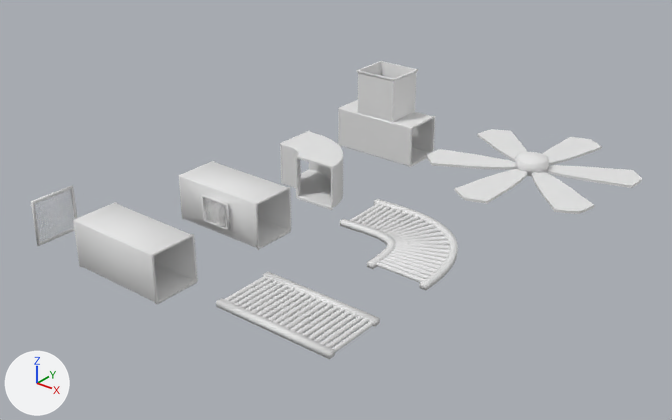
Before and after pictures for a commit that changed the Blender file Modelos/Blends/industria assets.blend.
Rendered twice from a 50 mm lens placed at (11.42, -5.26, 6.24), pointed at (3.15, 5.08, -0.17). The axes (+X, +Y, +Z) are drawn at lower left. The lights are the same throughout.

In view in the first picture: 'DutoVentilacao', 'DutoVentilacao.Curvo', 'DutoVentilacao.Saida', 'DutoVentilacao.T', 'Esteira', 'Esteira.Curva', 'Grade.DutoVentilacao', 'Ventilador.Centro', 'Ventilador.Elices'.
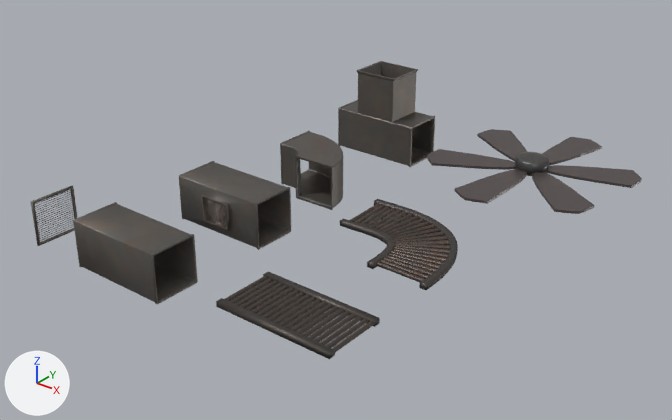
Where the change shows, as pixel boxes [x1, y1, x2, y2] in the pictures (672 x 420 px):
'DutoVentilacao', recoloured (white to grey): [73, 202, 198, 304] in both
'DutoVentilacao.T', recoloured, surface changed (grey to black): [338, 61, 435, 167] in both
'Ventilador.Elices', recoloured, surface changed (white to grey): [427, 129, 642, 214] in both
'DutoVentilacao.Saida', recoloured (white to grey): [179, 161, 291, 250] in both
'Esteira', recoloured, surface changed (white to grey): [216, 271, 380, 359] in both
'Esteira.Curva', recoloured, surface changed: [340, 199, 458, 290] in both
'DutoVentilacao.Curvo', recoloured, surface changed (white to grey): [280, 131, 343, 210] in both
'Grade.DutoVentilacao', recoloured: [31, 186, 77, 246] in both
'Ventilador.Centro', recoloured (white to grey): [515, 152, 549, 176] in both

The change, as a diff of the scene's bpy script:
```diff
--- a/Modelos/Blends/industria assets.blend.py
+++ b/Modelos/Blends/industria assets.blend.py
@@ me_cube @@
 me_cube.from_pydata(...)  # 104 vertices, 104 faces; spans x -0.82..0.82, y -0.38..0.38, z -0.38..0.38
+me_cube.materials.append(mat_ventilacao)  # picture img_industria_ventilação_textura
@@ me_cube_002 @@
 me_cube_002.from_pydata(...)  # 304 vertices, 230 faces; spans x -0.82..0.82, y -0.44..0.38, z -0.38..0.38
+me_cube_002.materials.append(mat_ventilacao)  # picture img_industria_ventilação_textura
@@ me_cube_004 @@
 me_cube_004.from_pydata(...)  # 376 vertices, 376 faces; spans x -0.488..0.838, y -0.646..0.383, z -0.383..0.383
+# me_cube_004 part 1: texture (UV) coordinates of 376 of 376 faces, centred in x -0.488..0.837, y -0.646..0.383, z -0.383..0.383, changed; they spanned u 0.12..0.88, v 0.0..0.75 and now span u 0.62..0.98, v 0.62..0.97
+me_cube_004.materials.append(mat_ventilacao)  # picture img_industria_ventilação_textura
@@ me_cube_001 @@
 me_cube_001.from_pydata(...)  # 196 vertices, 202 faces; spans x -0.82..0.82, y -0.38..0.38, z -0.38..1.18
+# me_cube_001 part 2: texture (UV) coordinates of 202 of 202 faces, centred in x -0.82..0.82, y -0.38..0.38, z -0.38..1.18, changed; they spanned u 0.01..0.89, v 0.01..0.99 and now span u 0.56..0.94, v 0.02..0.52
+me_cube_001.materials.append(mat_ventilacao)  # picture img_industria_ventilação_textura
@@ me_cube_011 @@
 me_cube_011.from_pydata(...)  # 168 vertices, 92 faces; spans x -0.026..0.004, y -0.372..0.372, z -0.371..0.362
+me_cube_011.materials.append(mat_ventilacao)  # picture img_industria_ventilação_textura
@@ me_cube_003 @@
 me_cube_003.from_pydata(...)  # 416 vertices, 212 faces; spans x -0.9..0.9, y -0.48..0.48, z 0.13..0.21
+# me_cube_003 part 3: texture (UV) coordinates of 212 of 212 faces, centred in x -0.9..0.9, y -0.48..0.48, z 0.13..0.21, changed; they spanned u 0.0..0.52, v 0.0..1.0 and now span u 0.55..0.92, v 0.06..0.88
+me_cube_003.materials.append(mat_esteira)  # picture img_industrial_esteira_textura
@@ me_cube_009 @@
 me_cube_009.from_pydata(...)  # 836 vertices, 582 faces; spans x -2.12..-0.1, y -2.43..-0.71, z 0.13..0.21
+# me_cube_009 part 4: texture (UV) coordinates of 582 of 582 faces, centred in x -2.12..-0.1, y -2.43..-0.71, z 0.13..0.21, changed; they spanned u 0.0..0.27, v 0.0..1.0 and now span u 0.07..0.46, v 0.07..0.88
+me_cube_009.materials.append(mat_esteira)  # picture img_industrial_esteira_textura
@@ me_cylinder_001 @@
 me_cylinder_001.from_pydata(...)  # 98 vertices, 112 faces; spans x -0.279..0.279, y -0.279..0.279, z 0.034..0.318
+me_cylinder_001.materials.append(mat_ventilador)  # picture img_industria_ventilador_textura
@@ me_cube_013 @@
 me_cube_013.from_pydata(...)  # 540 vertices, 528 faces; spans x -1.64..1.65, y -1.76..1.75, z 0.05..0.1
+# me_cube_013 part 5: texture (UV) coordinates of 528 of 528 faces, centred in x -1.64..1.65, y -1.74..1.74, z 0.05..0.1, changed; they spanned u 0.0..0.09, v 0.0..1.0 and now span u 0.05..0.18, v 0.07..0.97
+me_cube_013.materials.append(mat_ventilador)  # picture img_industria_ventilador_textura
```
